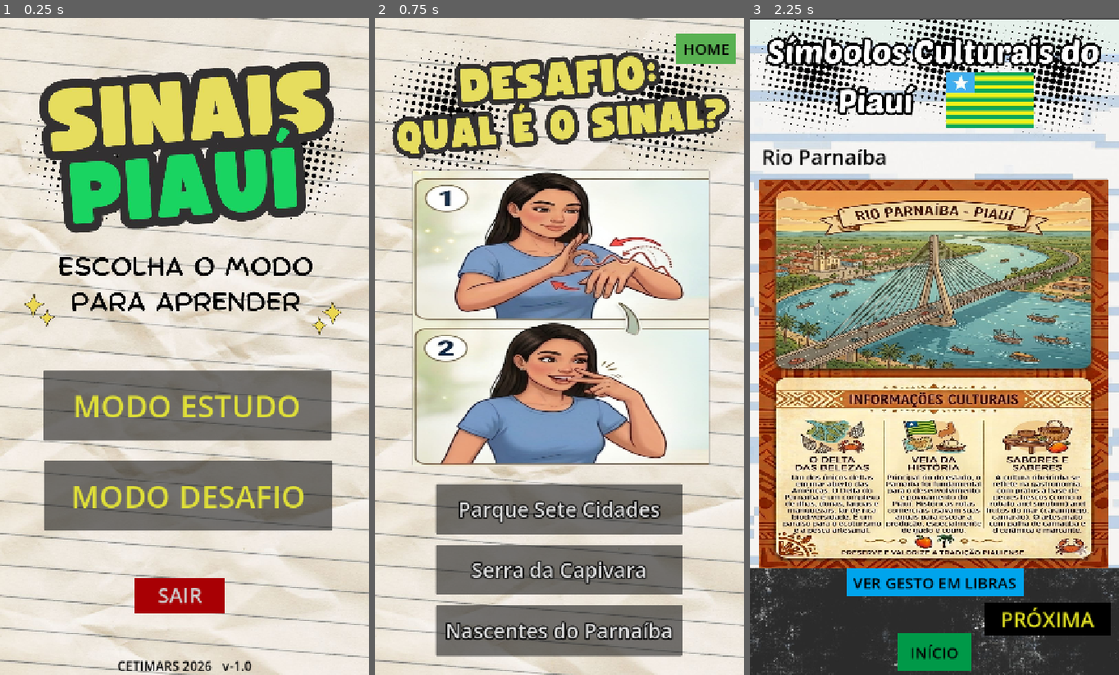
Above: before the commit, frames 1-3 (left to right).
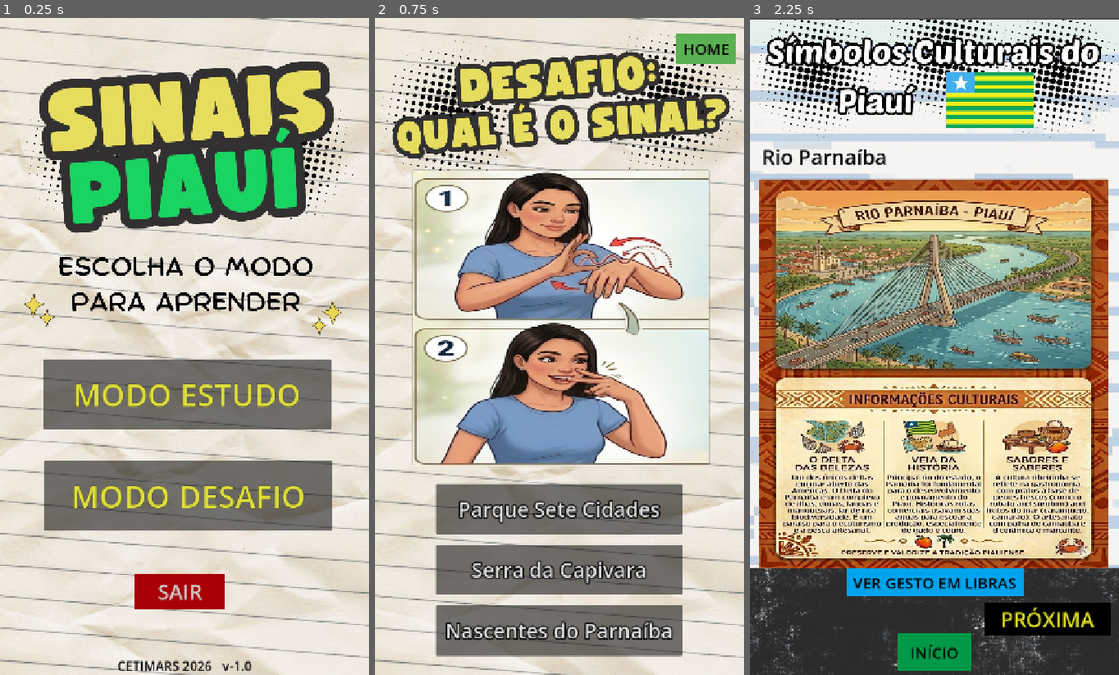
Above: after the commit, the same moments.

Repository: hesronf2-coder/projeto-sinais-do-piaui
Game: Godot game, scene res://scenes/tela_home.tscn
Same seed, same stepped clock (60 frames per second), same inputs: the game is played once before the commit and once after it.
Inputs:
- Up to frame 1 (0.25 s): no input
- Up to frame 2 (0.75 s): click "MODO DESAFIO" at 0.5 s
- Up to frame 3 (2.25 s): click "HOME" at 1.25 s; click "MODO ESTUDO" at 2 s

The runs differ from the first frame. In frame 1, 4.8% of the frame differs, in the area x 11-90%, y 52-91%; in frame 2, nothing differs; in frame 3, nothing differs.

Commit message:
Luana - Ajuste de botões da Home e remoção de código duplicado

Diff:
--- a/scenes/tela_home.tscn
+++ b/scenes/tela_home.tscn
@@ -9,6 +9,7 @@
 
 [node name="CanvasLayer" type="CanvasLayer" unique_id=358581762]
 script = ExtResource("1_jfreh")
+metadata/_edit_horizontal_guides_ = [1.0]
 
 [node name="Control" type="Control" parent="." unique_id=216256120]
 layout_mode = 3
@@ -24,22 +25,36 @@
 texture = ExtResource("2_0c2ro")
 
 [node name="ButtonAprender" type="Button" parent="Control" unique_id=585376701]
-layout_mode = 0
-offset_left = 84.0
-offset_top = 687.0
-offset_right = 647.0
-offset_bottom = 823.0
+layout_mode = 1
+anchors_preset = -1
+anchor_left = 0.5
+anchor_top = 0.573
+anchor_right = 0.5
+anchor_bottom = 0.573
+offset_left = -276.0
+offset_top = -68.44
+offset_right = 287.0
+offset_bottom = 67.56
 theme_override_colors/font_color = Color(0.8745098, 0.8745098, 0.21960784, 1)
+theme_override_constants/outline_size = 2
 theme_override_font_sizes/font_size = 60
 text = "MODO ESTUDO"
 
 [node name="ButtonDesafio" type="Button" parent="Control" unique_id=341394932]
-layout_mode = 0
-offset_left = 86.0
-offset_top = 863.0
-offset_right = 649.0
-offset_bottom = 999.0
+layout_mode = 1
+anchors_preset = -1
+anchor_left = 0.5
+anchor_top = 0.72700006
+anchor_right = 0.5
+anchor_bottom = 0.72700006
+offset_left = -274.0
+offset_top = -67.56006
+offset_right = 289.0
+offset_bottom = 68.43994
+grow_horizontal = 2
+grow_vertical = 2
 theme_override_colors/font_color = Color(0.8745098, 0.8745098, 0.21960784, 1)
+theme_override_constants/outline_size = 2
 theme_override_font_sizes/font_size = 60
 text = "MODO DESAFIO"
 
@@ -47,11 +62,16 @@
 stream = ExtResource("3_0c2ro")
 
 [node name="ButtonQuit" type="Button" parent="Control" unique_id=1256022736]
-layout_mode = 0
-offset_left = 264.0
-offset_top = 1090.0
-offset_right = 438.0
-offset_bottom = 1159.0
+layout_mode = 1
+anchors_preset = -1
+anchor_left = 0.48700002
+anchor_top = 0.873
+anchor_right = 0.48700002
+anchor_bottom = 0.873
+offset_left = -86.640015
+offset_top = -34.440063
+offset_right = 87.359985
+offset_bottom = 34.559937
 theme_override_colors/font_color = Color(0.8089983, 0.8089983, 0.8089982, 1)
 theme_override_font_sizes/font_size = 40
 theme_override_styles/normal = SubResource("StyleBoxFlat_0c2ro")
--- a/scripts/controllers/game_controllers.gd
+++ b/scripts/controllers/game_controllers.gd
@@ -28,9 +28,6 @@
 func load_quiz() -> void:
 	info_text.text = current_quiz.question_info
 
-	if index >= quiz.theme.size() - 1:
-		_game_progress()
-		return
 
 	var options = current_quiz.options
 	for i in buttons.size():
@@ -61,7 +58,7 @@
 		$AudioIncorrect.play()
 		await get_tree().create_timer(1.5).timeout
 		_next_question()
-		#$Control/ButtonGoQuestion.show()
+
 
 func _next_question() -> void:
 	for bt in buttons:
